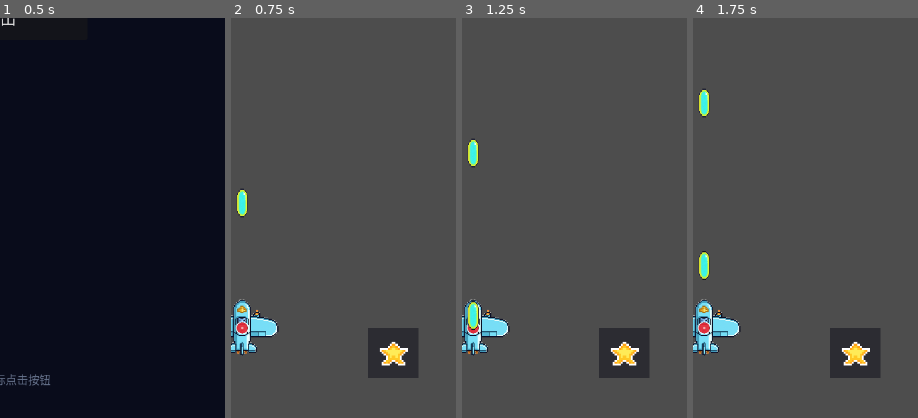
Above: before the commit, frames 1-4 (left to right).
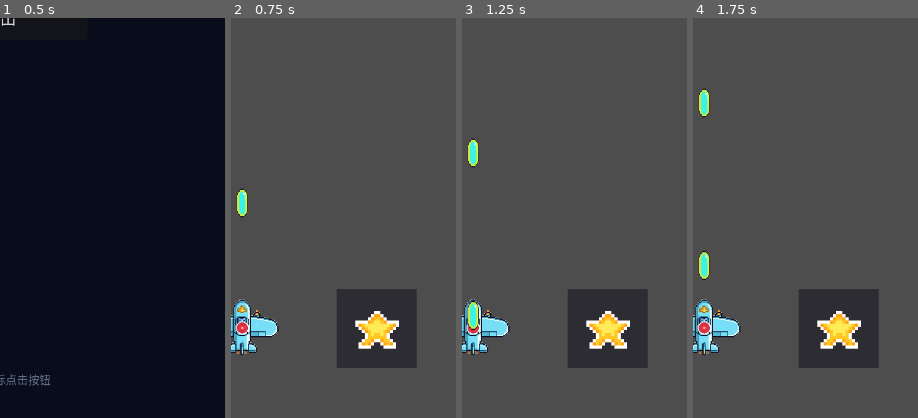
Above: after the commit, the same moments.

Repository: qingzhixing/plane-war
Game: Godot game, scene res://scenes/MainMenu.tscn
Same seed, same stepped clock (60 frames per second), same inputs: the game is played once before the commit and once after it. Sound files missing from this copy of the repository are replaced by a short silence.
Inputs:
- Up to frame 1 (0.5 s): no input
- Up to frame 2 (0.75 s): click "开始游戏" at 0.5 s
- Up to frame 3 (1.25 s): no input
- Up to frame 4 (1.75 s): click "暂停" at 1.25 s
The pictures show only the part of the screen within x 50-100%, y 50-100%; the shares and areas given below are measured in that part.

Frame 1 is identical in both runs. In frame 2, 6.4% of the frame differs, in the area x 47-84%, y 67-90%; in frame 3, 6.4%; in frame 4, 6.4%.

Commit message:
🎨 UI: 调整法阵按钮位置与大小
Made-with: Cursor

Diff:
--- a/scenes/Main.tscn
+++ b/scenes/Main.tscn
@@ -85,13 +85,12 @@
 anchor_top = 1.0
 anchor_right = 1.0
 anchor_bottom = 1.0
-offset_left = -141.0
-offset_top = -144.0
-offset_right = -115.48816
-offset_bottom = -118.80322
+offset_left = -190.99994
+offset_top = -206.0
+offset_right = -165.4881
+offset_bottom = -180.80322
 grow_horizontal = 0
 grow_vertical = 0
-scale = Vector2(3.175, 3.175)
 
 [node name="TopLeftButtons" type="VBoxContainer" parent="HUD/Root" unique_id=1840417451]
 layout_mode = 0
--- a/scenes/ui/SpellStarButton.tscn
+++ b/scenes/ui/SpellStarButton.tscn
@@ -6,7 +6,7 @@
 [node name="SpellStarButton" type="TextureButton" unique_id=1293916485]
 offset_right = 25.0
 offset_bottom = 25.0
-scale = Vector2(6, 6)
+scale = Vector2(5, 5)
 mouse_filter = 2
 stretch_mode = 3
 script = ExtResource("1")
